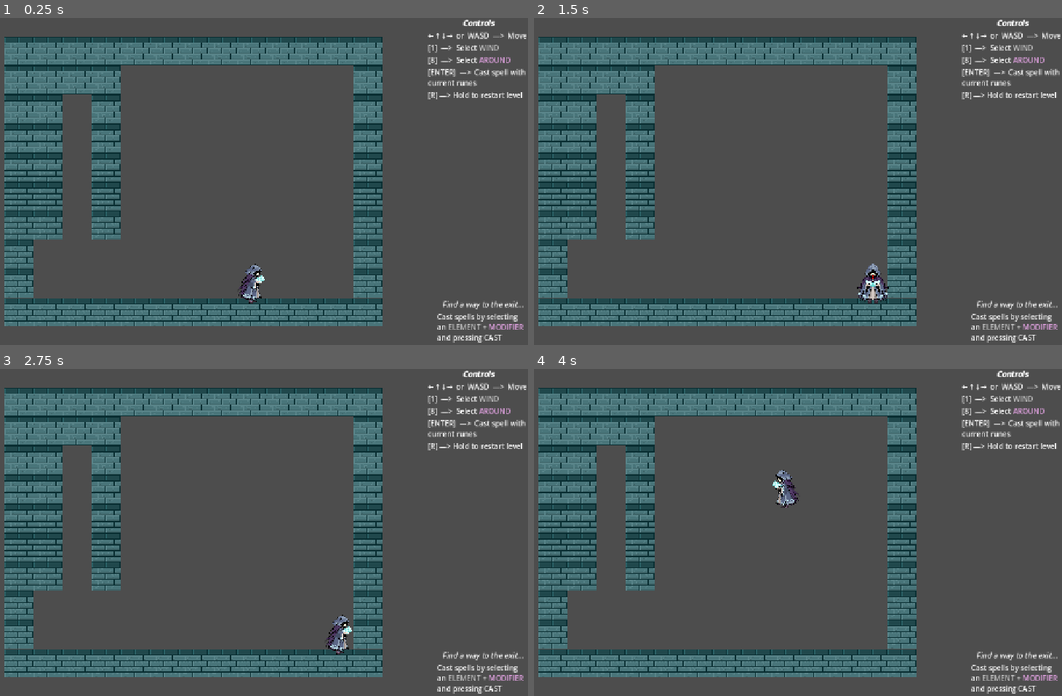
Above: before the commit, frames 1-4 (two rows, left to right).
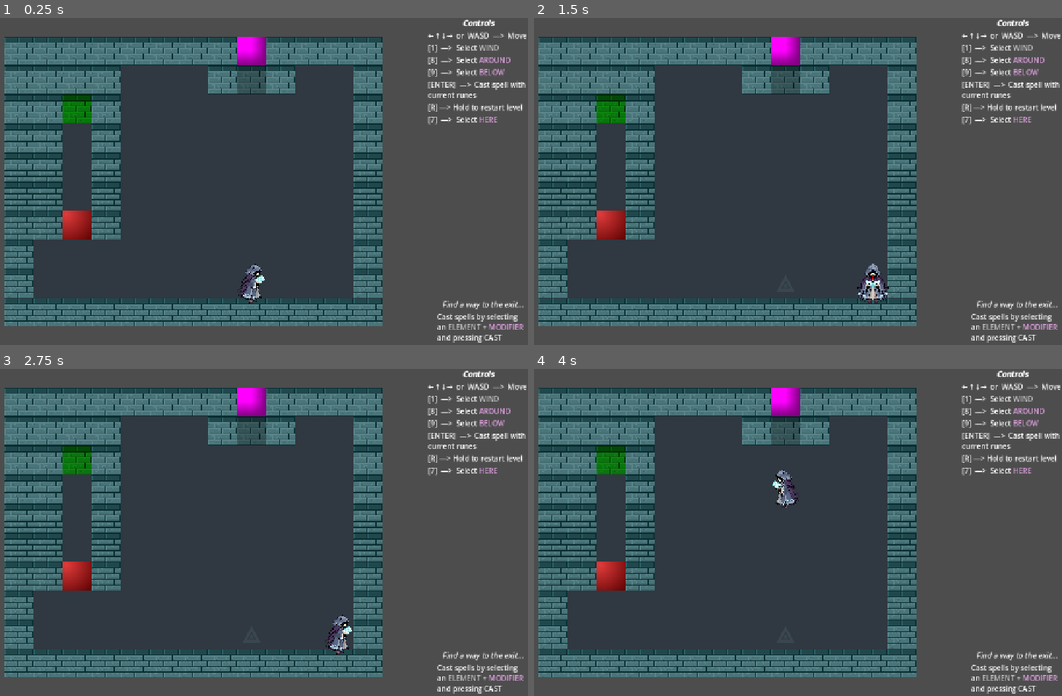
Above: after the commit, the same moments.

Repository: heavyParsnip/6t5-RunesOfRuin
Game: Godot game, scene res://levels/tutorial_3_windthere.tscn
The game is run twice, just before and just after one commit, with the same random seed, the same clock (stepped at 60 frames per second) and the same inputs. This scene is started directly instead of the project's main scene.
Inputs:
- Up to frame 1 (0.25 s): no input
- Up to frame 2 (1.5 s): tap Enter (cast) at 0.5, 0.6 s; hold D (move_right) 0.53-1.28 s; tap R (reset_level) at 1.25 s; hold S (move_down) from 1.28 s (still down); tap 8 (selectAround) at 1.35 s
- Up to frame 3 (2.75 s): tap R (reset_level) at 2 s; release S (move_down) at 2.03 s; hold D (move_right) from 2.03 s (still down); hold 9 (selectBelow) from 2.03 s (still down)
- Up to frame 4 (4 s): tap R (reset_level) at 2.75 s; release D (move_right) at 2.78 s; release 9 (selectBelow) at 2.78 s; hold W (move_up) 2.78-3.53 s; tap 7 (selectThere) at 2.85 s; hold A (move_left) from 3.53 s (still down); tap 1 (selectWind) at 3.6 s

The runs differ from the first frame. In frame 1, 38% of the frame differs, in the area x 0-100%, y 5-86%; in frame 2, 38%; in frame 3, 38%; in frame 4, 38%.

Commit message:
final wind demo level implemented
and all its bells and whistles.

Diff:
--- a/levels/tutorial_1_windaround.tscn
+++ b/levels/tutorial_1_windaround.tscn
@@ -293,6 +293,8 @@
 
 [node name="Switch" parent="." unique_id=272109281 instance=ExtResource("4_7iws3")]
 position = Vector2(-32, -96)
+collision_layer = 0
+onground = true
 
 [node name="level_exit" parent="." unique_id=1687013650 instance=ExtResource("6_x4i2b")]
 position = Vector2(-288, -288)
--- a/levels/tutorial_2_windbelow.tscn
+++ b/levels/tutorial_2_windbelow.tscn
@@ -513,4 +513,4 @@
 
 [node name="level_exit" parent="." unique_id=272109281 instance=ExtResource("4_k4nvq")]
 position = Vector2(160, -288)
-next_level_path = "uid://d3fnshurwlhe3"
+next_level_path = "uid://b118258esilw6"
--- a/levels/tutorial_3_windthere.tscn
+++ b/levels/tutorial_3_windthere.tscn
@@ -5,6 +5,10 @@
 [ext_resource type="Texture2D" uid="uid://dwsfflpagmnl8" path="res://Assets/test/Tilesheet/tilesheet_complete.png" id="3_5nj1i"]
 [ext_resource type="PackedScene" uid="uid://bwwihr0lmxkgt" path="res://ui/tutorial_ui_1.tscn" id="4_ad68j"]
 [ext_resource type="PackedScene" uid="uid://vb6gjtsy2i7" path="res://ui/tutorial_ui_2.tscn" id="5_nm8co"]
+[ext_resource type="PackedScene" uid="uid://caumtotjjuweb" path="res://scripts/interactables/switch.tscn" id="6_nm8co"]
+[ext_resource type="PackedScene" uid="uid://yb5hgwx3nse8" path="res://scripts/interactables/pushable_wall.tscn" id="7_a0fsb"]
+[ext_resource type="PackedScene" uid="uid://2l2p1tycgy2q" path="res://scripts/interactables/level_exit.tscn" id="8_unpa3"]
+[ext_resource type="PackedScene" uid="uid://bdk5tp1mtqr2p" path="res://scripts/interactables/disappearing_block.tscn" id="9_kyrnx"]
 
 [sub_resource type="TileSetAtlasSource" id="TileSetAtlasSource_xkwek"]
 texture = ExtResource("3_5nj1i")
@@ -382,9 +386,6 @@
 [node name="Wall60" parent="Walls" unique_id=1875958464 instance=ExtResource("2_2c7gy")]
 position = Vector2(-480, -288)
 
-[node name="Wall76" parent="Walls" unique_id=623044233 instance=ExtResource("2_2c7gy")]
-position = Vector2(32, -288)
-
 [node name="Wall77" parent="Walls" unique_id=1850618343 instance=ExtResource("2_2c7gy")]
 position = Vector2(96, -288)
 
@@ -460,19 +461,35 @@
 [node name="Wall59" parent="Walls" unique_id=1114538206 instance=ExtResource("2_2c7gy")]
 position = Vector2(-288, 96)
 
+[node name="Wall91" parent="Walls" unique_id=1802877819 instance=ExtResource("2_2c7gy")]
+position = Vector2(96, -224)
+
+[node name="Wall92" parent="Walls" unique_id=1360955722 instance=ExtResource("2_2c7gy")]
+position = Vector2(-32, -224)
+
 [node name="SFX" type="Node2D" parent="." unique_id=1350976240]
 
 [node name="TileMapLayer" type="TileMapLayer" parent="." unique_id=2103959822]
-visible = false
 z_index = -1
-tile_map_data = PackedByteArray("AAD+/wEAAAAAAAYAAAD4//v/AAA …(1983 unchanged characters)… AAAAYAAAAEAAIAAAAAAAYAAAAEAAMAAAAAAAYAAAA=")
+tile_map_data = PackedByteArray("AAD+/wEAAAAAAAYAAAD4//v/AAA …(1983 unchanged characters)… AAAAYAAAAEAAIAAAAAAAYAAAAEAAMAAAAAAAYAAAD8//z/AAAAAAYAAAA=")
 tile_set = SubResource("TileSet_5i273")
 
+[node name="ControlTutorialUI2" parent="." unique_id=1076614349 instance=ExtResource("5_nm8co")]
+
+[node name="Switch" parent="." unique_id=272109281 instance=ExtResource("6_nm8co")]
+position = Vector2(-352, 96)
+collision_layer = 0
+onground = true
+
+[node name="PushableWall" parent="." unique_id=2072742972 instance=ExtResource("7_a0fsb")]
+position = Vector2(-352, -160)
+
+[node name="level_exit" parent="." unique_id=1121928551 instance=ExtResource("8_unpa3")]
+position = Vector2(32, -288)
+next_level_path = "uid://d3fnshurwlhe3"
+
+[node name="DisappearingBlock" parent="." unique_id=592004547 node_paths=PackedStringArray("connected_to") instance=ExtResource("9_kyrnx")]
+position = Vector2(32, -224)
+connected_to = NodePath("../Switch")
+
 [node name="ControlTutorialUI" parent="." unique_id=142106021 instance=ExtResource("4_ad68j")]
-
-[node name="Label7" parent="ControlTutorialUI" index="4" unique_id=485763458]
-visible = false
-
-[node name="ControlTutorialUI2" parent="." unique_id=1076614349 instance=ExtResource("5_nm8co")]
-
-[editable path="ControlTutorialUI"]
--- a/project.godot
+++ b/project.godot
@@ -109,6 +109,7 @@
 2d_physics/layer_1="World"
 2d_physics/layer_2="Interactable"
 2d_physics/layer_3="Player"
+2d_physics/layer_4="Ground"
 
 [physics]
 
--- a/scripts/G.gd
+++ b/scripts/G.gd
@@ -14,6 +14,7 @@
 
 	query.collide_with_areas = true
 	query.collide_with_bodies = true # in case we want body2D's to come into play
+
 	if !ignore.is_empty():
 			query.exclude.append_array(ignore)
 
--- a/scripts/interactables/interactable.gd
+++ b/scripts/interactables/interactable.gd
@@ -2,6 +2,7 @@
 
 @export var impassable : bool = false
 @export var moveable : bool = false
+@export var onground : bool = false
 var react_wind : bool = false
 var react_fire : bool = false
 var react_earth : bool = false
--- a/ui/tutorial_ui_1.tscn
+++ b/ui/tutorial_ui_1.tscn
@@ -55,3 +55,10 @@
 text = "[R] —> Hold to restart level"
 fit_content = true
 scroll_active = false
+
+[node name="Label8" type="RichTextLabel" parent="." unique_id=917961401]
+layout_mode = 2
+bbcode_enabled = true
+text = "[7]  —>  Select [color=\"plum\"]HERE[/color]"
+fit_content = true
+scroll_active = false
